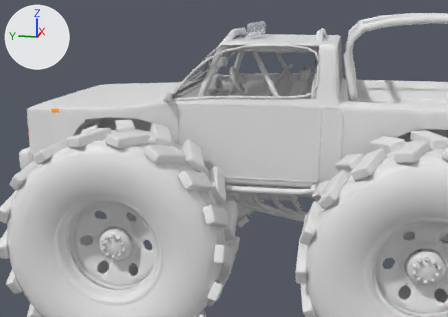
The Blender file ragdoll-crash-physics/blender/out/MonsterTruck.blend as it was, and as the next commit left it.
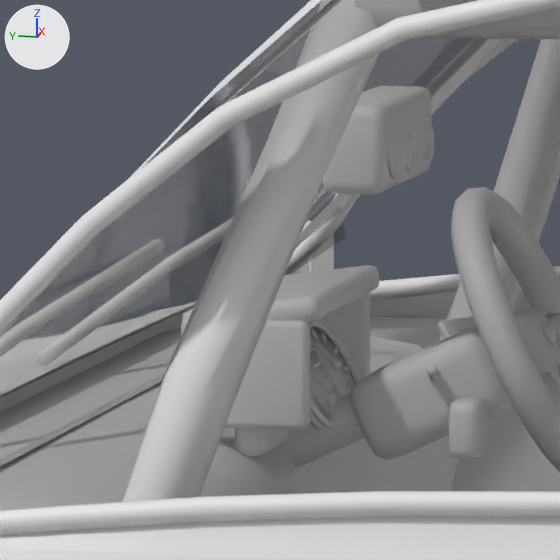
Each version appears first from a 50 mm camera at (-24.56, -2.41, 11.31) aimed at (-0.62, 2.38, 5.33), and next in a close-up on the part from 41% to 54% of the width and 15% to 32% of the height. The lights are fixed; the arrows at upper left show +X, +Y and +Z. The older version's two pictures come first.

Names of what the first close-up shows: 'MonsterTruck_Body', 'MonsterTruck_Glass', 'MonsterTruck_Interior', 'MonsterTruck_Steer', 'MonsterTruck_Trim', 'MonsterTruck_Trim2'.
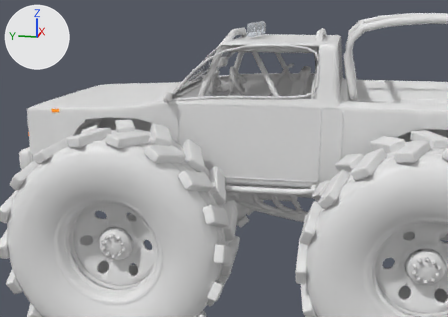
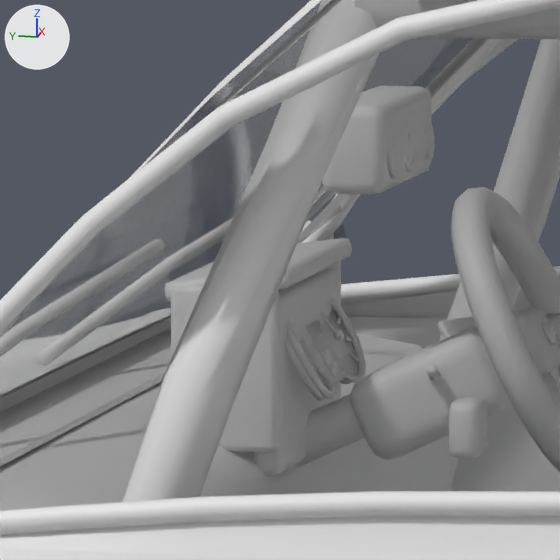
What differs and where, as boxes [x1, y1, x2, y2] in the close-ups (560 x 560 px; the box of a moved part takes in the faces that stretch with it):
part 1 of me_monstertruck_interior, moved or reshaped
    before: [235, 319, 320, 457]
    after: [253, 267, 337, 476]
part 2 of me_monstertruck_interior, moved or reshaped
    before: [182, 265, 379, 322]
    after: [165, 238, 352, 302]
part 3 of me_monstertruck_interior, moved or reshaped
    before: [181, 319, 310, 430]
    after: [171, 285, 280, 453]
part 4 of me_monstertruck_interior, moved or reshaped
    before: [320, 292, 370, 379]
    after: [329, 261, 341, 399]
part 5 of me_monstertruck_interior, moved or reshaped (mostly hidden before)
    before: [310, 389, 325, 430]
    after: [286, 335, 326, 401]
part 6 of me_monstertruck_interior, moved or reshaped
    before: [310, 397, 334, 428]
    after: [287, 319, 335, 399]
part 7 of me_monstertruck_interior, moved or reshaped
    before: [315, 397, 323, 407]
    after: [317, 368, 325, 378]
part 8 of me_monstertruck_interior, moved or reshaped
    before: [310, 375, 314, 385]
    after: [306, 344, 317, 356]
part 9 of me_monstertruck_interior, moved or reshaped
    before: [310, 327, 354, 397]
    after: [322, 310, 358, 384]
part 10 of me_monstertruck_interior, moved or reshaped
    before: [308, 320, 361, 384]
    after: [330, 297, 366, 383]
part 11 of me_monstertruck_interior, moved or reshaped (not visible afterwards)
    before: [310, 328, 318, 340]
part 12 of me_monstertruck_interior, moved or reshaped
    before: [310, 332, 354, 414]
    after: [303, 309, 358, 385]

What changed in the scene script:
```text
Change me_monstertruck_interior:
    where me_monstertruck_interior.from_pydata(...)  # 4502 vertices, 4004 faces; spans x -3.76..3.76, y -2.75..4.17, z 5.34..10.08
    used by ob_monstertruck_interior; location = (0.0, 0.0, 0.0)
    me_monstertruck_interior part 1: the loose piece of 56 vertices spanning x -0.55..0.55, y 2.91..3.03, z 7.97..8.47 is scaled about its middle by (1, 1, 1.43), then moved by (0.0, -0.07, 0.03)
    me_monstertruck_interior part 2: the loose piece of 56 vertices spanning x -0.6..0.6, y 2.68..3.22, z 8.44..8.6 is scaled about its middle by (1.01, 0.922, 0.874), then moved by (0.0, 0.09, 0.12)
    me_monstertruck_interior part 3: the loose piece of 56 vertices spanning x -0.62..-0.54, y 2.72..3.22, z 8.09..8.51 is scaled about its middle by (1, 0.829, 1.56), then moved by (0.0, 0.08, 0.02)
    me_monstertruck_interior part 4: the loose piece of 56 vertices spanning x 0.54..0.62, y 2.72..3.22, z 8.09..8.51 is scaled about its middle by (1, 0.829, 1.56), then moved by (0.0, 0.08, 0.02)
    me_monstertruck_interior part 5: the loose piece of 48 vertices spanning x -0.46..-0.08, y 2.72..2.94, z 8.05..8.39 is moved by (0.0, -0.01, 0.12)
    me_monstertruck_interior part 6: the loose piece of 144 vertices spanning x -0.47..-0.06, y 2.69..2.92, z 8.06..8.41 is moved by (0.0, -0.01, 0.12)
    me_monstertruck_interior part 7: the loose piece of 8 vertices spanning x -0.18..-0.14, y 2.76..2.79, z 8.12..8.16 is moved by (0.0, -0.01, 0.11)
    me_monstertruck_interior part 8: the loose piece of 20 vertices spanning x -0.29..-0.24, y 2.77..2.81, z 8.22..8.27 is moved by (0.0, -0.01, 0.12)
    me_monstertruck_interior part 9: the loose piece of 48 vertices spanning x 0.08..0.46, y 2.72..2.94, z 8.05..8.39 is moved by (0.0, -0.01, 0.12)
    me_monstertruck_interior part 10: the loose piece of 144 vertices spanning x 0.06..0.47, y 2.69..2.92, z 8.06..8.41 is moved by (0.0, -0.01, 0.12)
    me_monstertruck_interior part 11: the loose piece of 8 vertices spanning x 0.27..0.28, y 2.87..2.9, z 8.33..8.38 is moved by (0.0, -0.01, 0.12)
    me_monstertruck_interior part 12: 148 of the vertices in x -0.13..0.43, y 2.73..2.91, z 8.07..8.36 are moved by (0.0, -0.01, 0.12)
```
